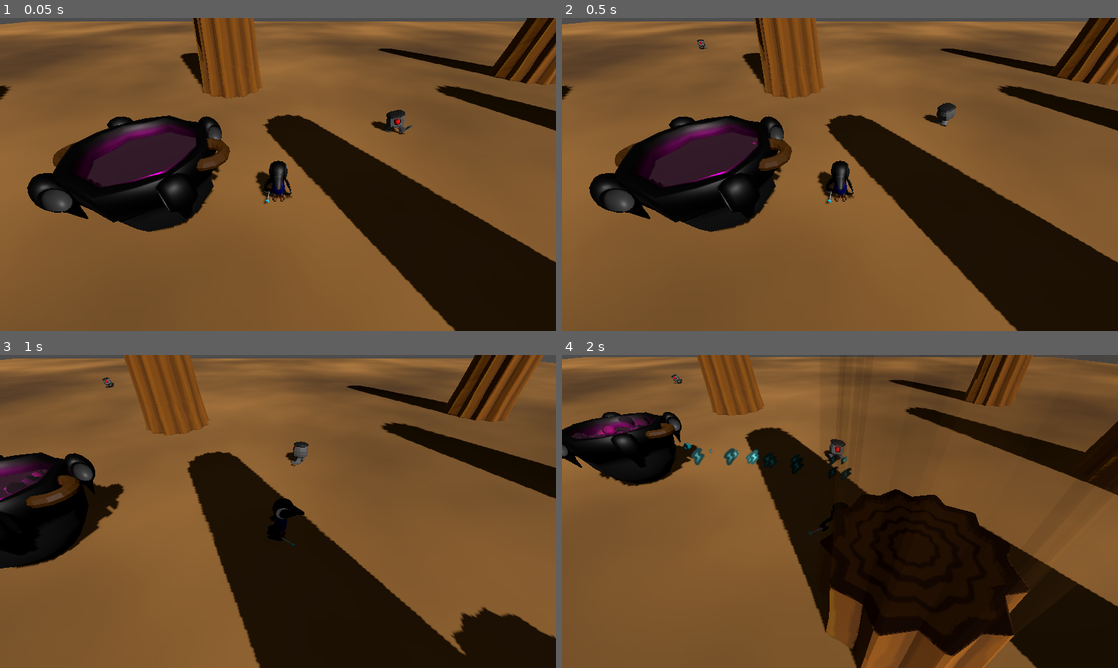
Above: before the commit, frames 1-4 (two rows, left to right).
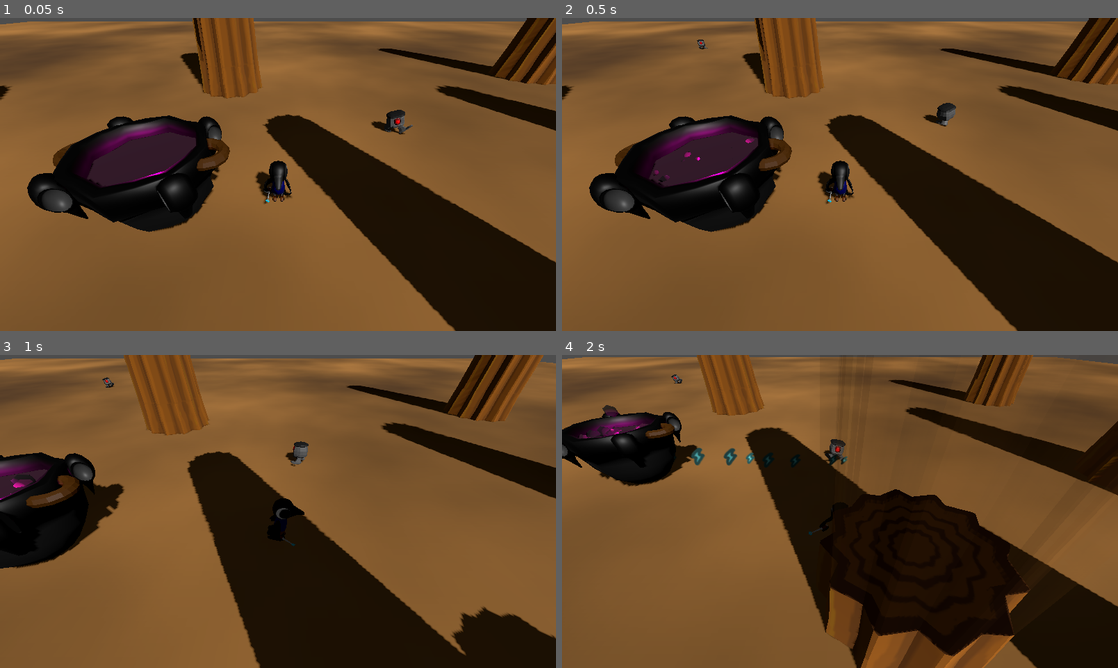
Above: after the commit, the same moments.

Repository: Adam-Gallina/ldj58
Game: Godot game, scene res://test_map.tscn
The game is run twice, just before and just after one commit, with the same random seed, the same clock (stepped at 60 frames per second) and the same inputs.
Inputs (mouse positions are in pixels of both pictures, inside the frame that each line leads up to):
- Up to frame 1 (0.05 s): no input
- Up to frame 2 (0.5 s): no input
- Up to frame 3 (1 s): move the mouse to (400, 495) at 0.52 s; hold D (Right) from 0.53 s (still down); tap Shift (Dodge) at 0.6 s
- Up to frame 4 (2 s): move the mouse to (728, 527) at 1.27 s; release D (Right) at 1.28 s; hold S (Back) from 1.28 s (still down); click (728, 527) at 1.35 s

Frame 1 is identical in both runs. In frame 2, less than 0.1% of the frame differs, in the area x 16-36%, y 38-53%; in frame 3, 0.1%; in frame 4, 0.5%, in the area x 1-53%, y 16-40%.

Commit message:
Added weapon upgrades

Diff:
--- a/Autoloaded/player_stats.gd
+++ b/Autoloaded/player_stats.gd
@@ -15,10 +15,12 @@
 
 var Damage = .5
 func calc_damage() -> float:
+	if Damage < 0: Damage = .1
 	return Damage
 
-var AttackSpeed = 2.
+var AttackSpeed = 1.
 func calc_attack_speed() -> float:
+	if AttackSpeed < 0: AttackSpeed = .1
 	return 1 / AttackSpeed
 
 var Speed = 10.
@@ -30,11 +32,11 @@
 	return CollectRadius
 
 
-var CastAmount = 2
+var CastAmount = 1
 
 var CastRadius = .35
 
-var CastPierce = 1
+var CastPierce = 0
 
 
 var _stored_xp : Array[XpDrop] = []
@@ -51,3 +53,28 @@
 		s.append(_stored_xp.pop_front())
 
 	return s
+
+
+## { Constants.ResourceType : Array[LootDrop] }
+var _stored_resources : Dictionary = {}
+var CurrResource : Constants.ResourceType
+
+func collect_resource(resource:ResourceDrop):
+	if not _stored_resources.get(resource.ResourceType):
+		_stored_resources[resource.ResourceType] = [resource]
+	else:
+		_stored_resources[resource.ResourceType].append(resource)
+
+	resource.get_parent().remove_child(resource)
+
+func deposit_resource(resource_type:Constants.ResourceType, amount_needed:int):
+	var s = []
+
+	if not _stored_resources.get(resource_type):
+		return s
+
+	while amount_needed > 0 and _stored_resources[resource_type].size() > 0:
+		amount_needed -= 1
+		s.append(_stored_resources[resource_type].pop_front())
+
+	return s
--- a/Enemies/basic_enemy.gd
+++ b/Enemies/basic_enemy.gd
@@ -33,9 +33,11 @@
 @export_category('Loot')
 @export var LootSpawnAng = 90
 @export var LootSpawnForce = 20
-@export var PossibleLoot : Array[PackedScene]
-## Chance out of 1.
-@export var LootChance : Array[float]
+@export var XpDropScene : PackedScene
+@export var MinXpDrop = 3
+@export var MaxXpDrop = 5
+@export var ResourceDropScene : PackedScene
+@export var ResourceDropType : Constants.ResourceType
 
 
 @onready var model = $Model
@@ -143,11 +145,18 @@
 func death():
 	_curr_state = EnemyState.Dying
 
-	for i in range(PossibleLoot.size()):
-		if LootChance[i] == 1. or randf() < LootChance[i]:
-			var l = PossibleLoot[i].instantiate()
-			get_parent().add_child(l)
-			l.global_position = global_position
-			l.launch(LootSpawnAng, LootSpawnForce)
+	var amount = randi_range(MinXpDrop, MaxXpDrop)
+
+	for i in range(amount):
+		var l = XpDropScene.instantiate()
+		get_parent().add_child(l)
+		l.global_position = global_position
+		l.launch(LootSpawnAng, LootSpawnForce)
+
+	if PlayerStats.CurrResource == ResourceDropType:
+		var l = ResourceDropScene.instantiate()
+		get_parent().add_child(l)
+		l.global_position = global_position
+		l.launch(LootSpawnAng, LootSpawnForce)
 
 	queue_free()
--- a/Enemies/basic_enemy.tscn
+++ b/Enemies/basic_enemy.tscn
@@ -1,9 +1,10 @@
-[gd_scene load_steps=6 format=3 uid="uid://cwfvqjmp56yhj"]
+[gd_scene load_steps=7 format=3 uid="uid://cwfvqjmp56yhj"]
 
 [ext_resource type="Script" uid="uid://crimeyfewjrif" path="res://Enemies/basic_enemy.gd" id="1_221se"]
 [ext_resource type="PackedScene" uid="uid://cauk0s0ladyms" path="res://Enemies/Models/RockElemental.glb" id="2_dvx36"]
 [ext_resource type="PackedScene" uid="uid://ll45adg5o07p" path="res://Magic/rock_projectile.tscn" id="2_gie15"]
 [ext_resource type="PackedScene" uid="uid://x4v3qexmwpf2" path="res://Loot/xp_loot_drop.tscn" id="3_iioo1"]
+[ext_resource type="PackedScene" uid="uid://dng5ro1tmawvb" path="res://Loot/Resources/rock_resource.tscn" id="4_4vdx4"]
 
 [sub_resource type="CapsuleShape3D" id="CapsuleShape3D_dvx36"]
 
@@ -15,8 +16,9 @@
 AttackProjectile = ExtResource("2_gie15")
 LootSpawnAng = 60
 LootSpawnForce = 10
-PossibleLoot = Array[PackedScene]([ExtResource("3_iioo1"), ExtResource("3_iioo1"), ExtResource("3_iioo1"), ExtResource("3_iioo1"), ExtResource("3_iioo1")])
-LootChance = Array[float]([1.0, 1.0, 1.0, 0.5, 0.5])
+XpDropScene = ExtResource("3_iioo1")
+ResourceDropScene = ExtResource("4_4vdx4")
+ResourceDropType = 1
 
 [node name="NavigationAgent3D" type="NavigationAgent3D" parent="."]
 path_height_offset = 0.5
--- /dev/null
+++ b/Loot/Resources/rock_resource.tscn
@@ -0,0 +1,34 @@
+[gd_scene load_steps=6 format=3 uid="uid://dng5ro1tmawvb"]
+
+[ext_resource type="Script" uid="uid://b3ofomwk8sesf" path="res://Loot/resource_loot_drop.gd" id="1_bx2ff"]
+
+[sub_resource type="PhysicsMaterial" id="PhysicsMaterial_yc5h1"]
+bounce = 0.5
+
+[sub_resource type="SphereShape3D" id="SphereShape3D_yc5h1"]
+radius = 0.2
+
+[sub_resource type="StandardMaterial3D" id="StandardMaterial3D_8cyyl"]
+albedo_color = Color(0.208088, 0.208088, 0.208088, 1)
+
+[sub_resource type="SphereMesh" id="SphereMesh_hmnju"]
+radius = 0.2
+height = 0.4
+radial_segments = 5
+rings = 3
+
+[node name="BasicLootDrop" type="RigidBody3D"]
+collision_layer = 16
+collision_mask = 25
+physics_material_override = SubResource("PhysicsMaterial_yc5h1")
+linear_damp = 1.0
+script = ExtResource("1_bx2ff")
+ResourceType = 1
+CollectAccel = 20
+
+[node name="CollisionShape3D" type="CollisionShape3D" parent="."]
+shape = SubResource("SphereShape3D_yc5h1")
+
+[node name="MeshInstance3D" type="MeshInstance3D" parent="."]
+material_override = SubResource("StandardMaterial3D_8cyyl")
+mesh = SubResource("SphereMesh_hmnju")
--- /dev/null
+++ b/Loot/resource_loot_drop.gd
@@ -0,0 +1,7 @@
+extends LootDrop
+class_name ResourceDrop
+
+@export var ResourceType : Constants.ResourceType
+
+func _on_gather():
+    PlayerStats.collect_resource(self)
--- a/Upgrades/cauldron.gd
+++ b/Upgrades/cauldron.gd
@@ -3,12 +3,18 @@
 var _player_in_range = false
 
 @export var UpgradePool : Node
+@export var WeaponUpgradePool : Node
 var _curr_upgrades : Array[UpgradeBase] = []
 
 @export var UpgradeStartXp = 10
 @export var UpgradeStepXp = 10
 @onready var _curr_upgrade_xp = UpgradeStartXp
 @onready var _remaining_upgrade_xp = _curr_upgrade_xp
+
+@export var ResourceTypes : Array[Constants.ResourceType]
+@export var ResourceAmounts : Array[int]
+var _curr_resource = 0
+var _remaining_resource_amount = 0
 
 @export_group('Anims')
 @export var XpAnimSpeed = 10
@@ -20,11 +26,29 @@
 	$UpgradeOption2.set_upgrade(null)
 	$UpgradeOption3.set_upgrade(null)
 
+	PlayerStats.CurrResource = ResourceTypes[_curr_resource]
+	_remaining_resource_amount = ResourceAmounts[_curr_resource]
+
+
+func _collect_resource(xp_count=0):
+	$CollectPath3D.curve.set_point_position(0, Constants.Player.global_position + Vector3.UP - global_position)
+
+	var xp = PlayerStats.deposit_resource(ResourceTypes[_curr_resource], _remaining_resource_amount)
+	for x in range(xp.size()):
+		_remaining_resource_amount -= 1
+		_collect_xp_anim(xp[x], x + xp_count)
+
+	if _remaining_resource_amount <= 0:
+		choose_weapon_upgrades()
+		_curr_resource += 1
+		PlayerStats.CurrResource = ResourceTypes[_curr_resource]
+		_remaining_resource_amount = ResourceAmounts[_curr_resource]
 
 func _collect_xp():
 	$CollectPath3D.curve.set_point_position(0, Constants.Player.global_position + Vector3.UP - global_position)
 
 	var xp = PlayerStats.deposit_xp(_remaining_upgrade_xp)
+	var xp_count = xp.size()
 	for x in range(xp.size()):
 		_remaining_upgrade_xp -= xp[x].XpValue
 		_collect_xp_anim(xp[x], x)
@@ -33,6 +57,8 @@
 		choose_upgrades()
 		_curr_upgrade_xp += UpgradeStepXp
 		_remaining_upgrade_xp += _curr_upgrade_xp
+	else:
+		_collect_resource(xp_count)
 
 func _collect_xp_anim(xp, delay):
 	if delay != 0:
@@ -55,6 +81,11 @@
 	$UpgradeOption.set_upgrade(_curr_upgrades[0])
 	$UpgradeOption2.set_upgrade(_curr_upgrades[1])
 	$UpgradeOption3.set_upgrade(_curr_upgrades[2])
+
+func choose_weapon_upgrades():
+	_curr_upgrades = WeaponUpgradePool.select_upgrades(2)
+	$UpgradeOption.set_upgrade(_curr_upgrades[0])
+	$UpgradeOption2.set_upgrade(_curr_upgrades[1])
 
 
 func _on_area_3d_body_entered(body:Node3D) -> void:
@@ -79,4 +110,7 @@
 
 	PlayerStats.Level += 1
 
-	if _player_in_range: _collect_xp()
+	if _player_in_range:
+		_collect_xp()
+		if _curr_upgrades.size() == 0:
+			_collect_resource()
--- a/Upgrades/cauldron.tscn
+++ b/Upgrades/cauldron.tscn
@@ -68,7 +68,6 @@
 
 [node name="CPUParticles3D" type="CPUParticles3D" parent="Cauldron/MeshInstance3D"]
 transform = Transform3D(1, 0, 0, 0, 1, 0, 0, 0, 1, 0, -0.0950709, 0)
-emitting = false
 amount = 20
 lifetime = 3.0
 mesh = SubResource("SphereMesh_5vwxg")
@@ -91,7 +90,6 @@
 
 [node name="CPUParticles3D2" type="CPUParticles3D" parent="Cauldron/MeshInstance3D"]
 transform = Transform3D(1, 0, 0, 0, 1, 0, 0, 0, 1, 0, -0.03508, 0)
-emitting = false
 amount = 60
 lifetime = 3.0
 mesh = SubResource("SphereMesh_5vwxg")
@@ -126,15 +124,12 @@
 
 [node name="UpgradeOption" parent="." instance=ExtResource("2_0t22i")]
 transform = Transform3D(1, 0, 0, 0, 1, 0, 0, 0, 1, 5.28362, 0, 3.44266)
-visible = false
 
 [node name="UpgradeOption2" parent="." instance=ExtResource("2_0t22i")]
-transform = Transform3D(1, 0, 0, 0, 1, 0, 0, 0, 1, 1.03473, 0, 3.38782)
-visible = false
+transform = Transform3D(1, 0, 0, 0, 1, 0, 0, 0, 1, 1.03473, 0, 7.51517)
 
 [node name="UpgradeOption3" parent="." instance=ExtResource("2_0t22i")]
 transform = Transform3D(1, 0, 0, 0, 1, 0, 0, 0, 1, -3.33296, 0, 3.4023)
-visible = false
 
 [node name="CollectPath3D" type="Path3D" parent="."]
 transform = Transform3D(1, 0, 0, 0, 1, 0, 0, 0, 1, -0.00481963, 0, 0)
--- a/Upgrades/upgrade_base.gd
+++ b/Upgrades/upgrade_base.gd
@@ -3,15 +3,29 @@
 
 @export var UpgradeName = "Unnamed Upgrade"
 @export var UpgradeDescription = "does something"
+
+@export var HealthMod = 0
 @export var DamageMod = 0.
 @export var AttackSpeedMod = 0.
 @export var SpeedMod = 0.
 @export var CollectRadiusMod = 0.
 
+@export_group("Weapon mods")
+@export var CastAmountMod = 0
+@export var CastRadiusMod = 0.
+@export var CastPierceMod = 0
+
 @export var Chance = 10
 
 func apply_upgrade():
+    if HealthMod != 0:
+        PlayerStats.change_max_health(HealthMod)
+
     PlayerStats.Damage += DamageMod
     PlayerStats.AttackSpeed += AttackSpeedMod
     PlayerStats.Speed += SpeedMod
     PlayerStats.CollectRadius += CollectRadiusMod
+
+    PlayerStats.CastAmount += CastAmountMod
+    PlayerStats.CastRadius += CastRadiusMod
+    PlayerStats.CastPierce += CastPierceMod
--- a/test_map.tscn
+++ b/test_map.tscn
@@ -88,9 +88,12 @@
 [node name="Tree9" parent="NavigationRegion3D" instance=ExtResource("4_t8dge")]
 transform = Transform3D(1, 0, 0, 0, 1, 0, 0, 0, 1, 13.3301, -5.72065e-06, 37.95)
 
-[node name="Cauldron" parent="NavigationRegion3D" node_paths=PackedStringArray("UpgradePool") instance=ExtResource("3_qgarv")]
+[node name="Cauldron" parent="NavigationRegion3D" node_paths=PackedStringArray("UpgradePool", "WeaponUpgradePool") instance=ExtResource("3_qgarv")]
 transform = Transform3D(1, 0, 0, 0, 1, 0, 0, 0, 1, -5.15318, 0, -2.67568)
 UpgradePool = NodePath("TestUpgradePool")
+WeaponUpgradePool = NodePath("TestWeaponUpgradePool")
+ResourceTypes = Array[int]([1, 2, 0])
+ResourceAmounts = Array[int]([10, 10, 10])
 
 [node name="TestUpgradePool" type="Node" parent="NavigationRegion3D/Cauldron"]
 script = ExtResource("4_ssfg1")
@@ -156,6 +159,69 @@
 UpgradeDescription = "Massively increased damage"
 DamageMod = 5.0
 
+[node name="TestWeaponUpgradePool" type="Node" parent="NavigationRegion3D/Cauldron"]
+script = ExtResource("4_ssfg1")
+
+[node name="Node" type="Node" parent="NavigationRegion3D/Cauldron/TestWeaponUpgradePool"]
+script = ExtResource("5_gqtbx")
+UpgradeName = "Mana Boost"
+UpgradeDescription = "Adds an extra shot at the cost of attack speed"
+AttackSpeedMod = -0.25
+CastAmountMod = 1
+
+[node name="Node3" type="Node" parent="NavigationRegion3D/Cauldron/TestWeaponUpgradePool"]
+script = ExtResource("5_gqtbx")
+UpgradeName = "Mana Boost"
+UpgradeDescription = "Adds an extra shot at the cost of attack speed"
+AttackSpeedMod = -0.25
+CastAmountMod = 1
+
+[node name="Node4" type="Node" parent="NavigationRegion3D/Cauldron/TestWeaponUpgradePool"]
+script = ExtResource("5_gqtbx")
+UpgradeName = "Mana Boost"
+UpgradeDescription = "Adds an extra shot at the cost of attack speed"
+AttackSpeedMod = -0.25
+CastAmountMod = 1
+
+[node name="Node2" type="Node" parent="NavigationRegion3D/Cauldron/TestWeaponUpgradePool"]
+script = ExtResource("5_gqtbx")
+UpgradeName = "Energized Wand"
+UpgradeDescription = "Increases attack AOE, but slightly lowers damage"
+DamageMod = -0.2
+CastRadiusMod = 0.15
+
+[node name="Node5" type="Node" parent="NavigationRegion3D/Cauldron/TestWeaponUpgradePool"]
+script = ExtResource("5_gqtbx")
+UpgradeName = "Energized Wand"
+UpgradeDescription = "Increases attack AOE, but slightly lowers damage"
+DamageMod = -0.2
+CastRadiusMod = 0.15
+
+[node name="Node6" type="Node" parent="NavigationRegion3D/Cauldron/TestWeaponUpgradePool"]
+script = ExtResource("5_gqtbx")
+UpgradeName = "Energized Wand"
+UpgradeDescription = "Increases attack AOE, but slightly lowers damage"
+DamageMod = -0.2
+CastRadiusMod = 0.15
+
+[node name="Node7" type="Node" parent="NavigationRegion3D/Cauldron/TestWeaponUpgradePool"]
+script = ExtResource("5_gqtbx")
+UpgradeName = "Stronger will"
+UpgradeDescription = "Magic bolts pierce an extra enemy"
+CastPierceMod = 1
+
+[node name="Node8" type="Node" parent="NavigationRegion3D/Cauldron/TestWeaponUpgradePool"]
+script = ExtResource("5_gqtbx")
+UpgradeName = "Stronger will"
+UpgradeDescription = "Magic bolts pierce an extra enemy"
+CastPierceMod = 1
+
+[node name="Node9" type="Node" parent="NavigationRegion3D/Cauldron/TestWeaponUpgradePool"]
+script = ExtResource("5_gqtbx")
+UpgradeName = "Stronger will"
+UpgradeDescription = "Magic bolts pierce an extra enemy"
+CastPierceMod = 1
+
 [node name="WorldEnvironment" type="WorldEnvironment" parent="."]
 environment = SubResource("Environment_t8dge")
 
Not shown, added: Loot/resource_loot_drop.gd.uid
